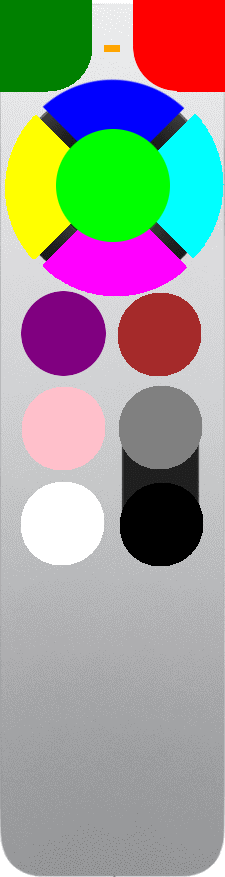
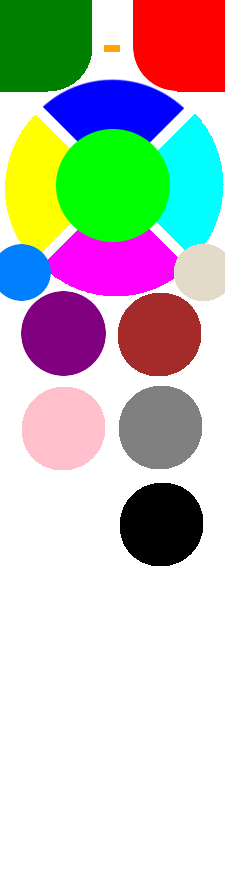
Layer changes from the first 225x877 image to the second:
added layer "skip hitboxes" above "circle buttons" over [0, 244, 225, 301]
renamed "atv_remote.png copy" to "small buttons", showed it, painted on it over [2, 27, 225, 306]
hid "atv_remote.png", painted on it over [0, 3, 225, 877]
